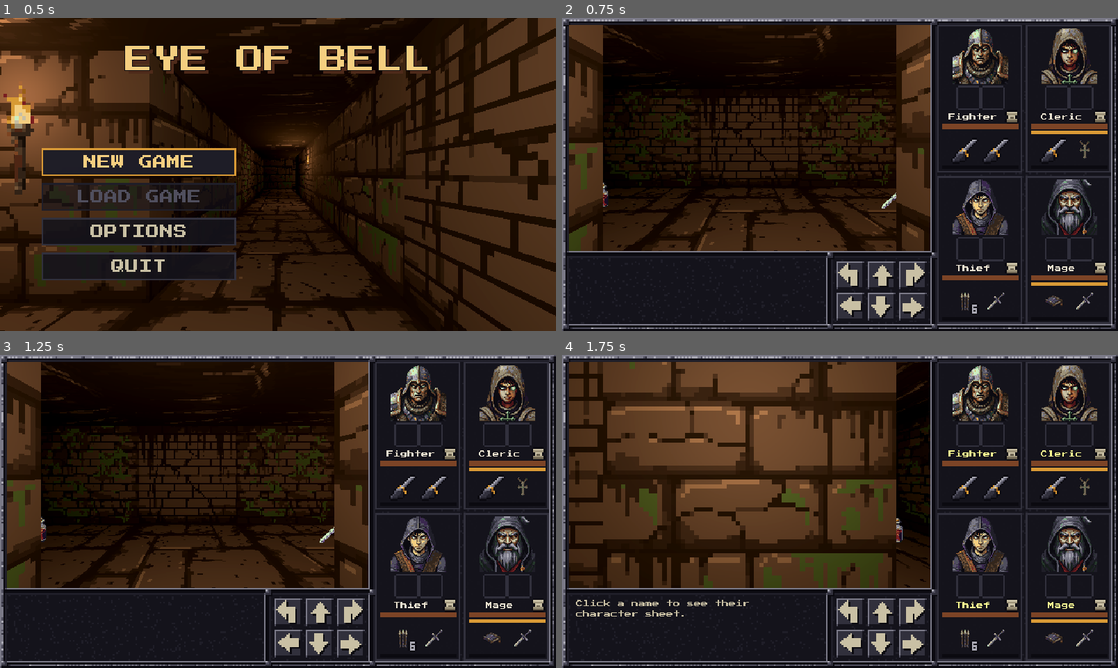
Above: before the commit, frames 1-4 (two rows, left to right).
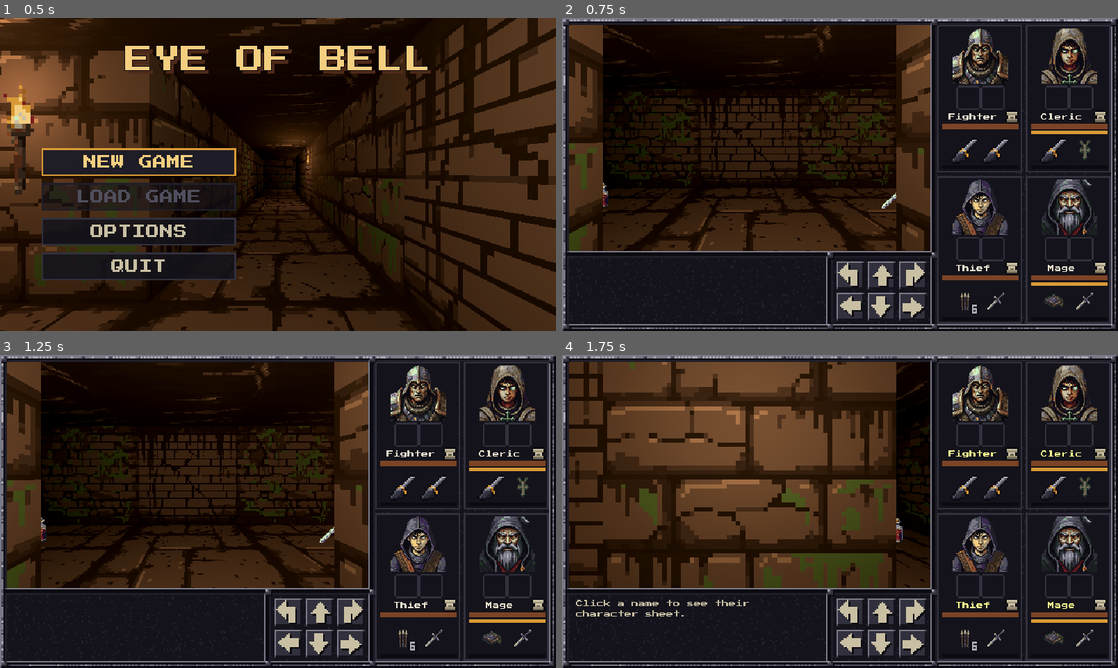
Above: after the commit, the same moments.

Repository: XrNrX/eye-of-bell
Game: Godot game, scene res://scenes/main_menu.tscn
Two runs of this game, one before a commit and one after it. Both use one fixed random seed, a clock stepped at 60 frames per second and the inputs below. Sound files missing from this copy of the repository are replaced by a short silence.
Inputs (mouse positions are in pixels of both pictures, inside the frame that each line leads up to):
- Up to frame 1 (0.5 s): no input
- Up to frame 2 (0.75 s): click "NEW GAME" at 0.5 s
- Up to frame 3 (1.25 s): no input
- Up to frame 4 (1.75 s): click (851, 611) at 1.27 s

Frame 1 is identical in both runs. In frame 2, less than 0.1% of the frame differs, in the area x 86-96%, y 39-93%; in frame 3, less than 0.1%; in frame 4, less than 0.1%.

Commit message:
Item art pass: full-size rusty iron key; faint curse-green aura on the magic items (Magic Missile scroll, spellbook, holy symbol)
Co-Authored-By: Claude Sonnet 5.5 <noreply@anthropic.com>

Diff:
--- a/data/items/key.tres
+++ b/data/items/key.tres
@@ -10,4 +10,4 @@
 type = 3
 icon = ExtResource("2_icon")
 floor_icon = ExtResource("3_floor")
-icon_pixel_size = 0.015
+icon_pixel_size = 0.01
Binary file changed: art/items/holy_symbol.png
Binary file changed: art/items/holy_symbol_floor.png
Binary file changed: art/items/holy_symbol_glow.png
Binary file changed: art/items/holy_symbol_hud.png
Binary file changed: art/items/key.png
Binary file changed: art/items/scroll.png
Binary file changed: art/items/scroll_floor.png
Binary file changed: art/items/scroll_hud.png
Binary file changed: art/items/spellbook.png
Binary file changed: art/items/spellbook_floor.png
Binary file changed: art/items/spellbook_hud.png
Binary file changed: art/sprites/key.png
(and 1 more such lines)
